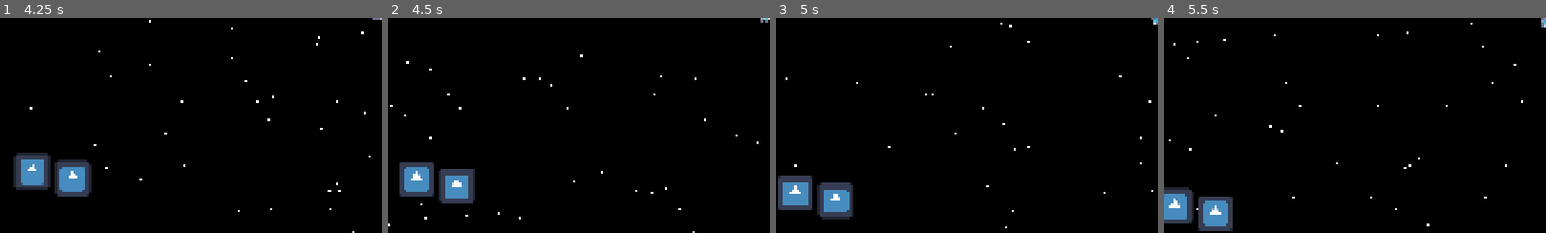
Above: before the commit, frames 1-4 (left to right).
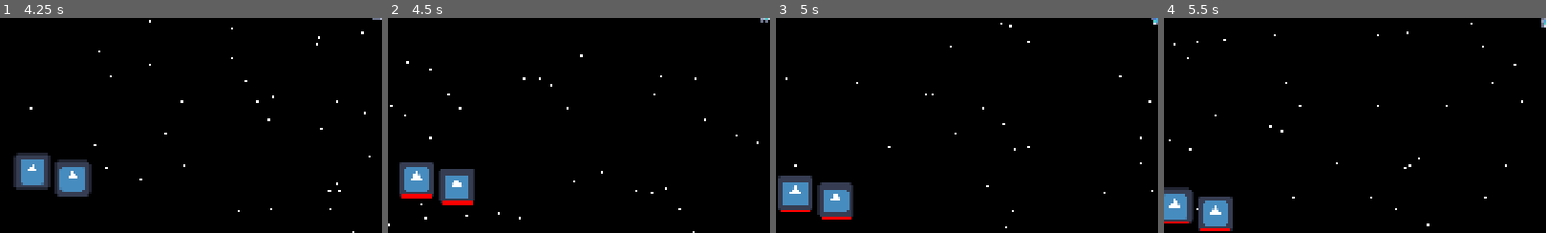
Above: after the commit, the same moments.

Repository: adamalbu/at-the-edge-of-the-inner-system
Game: Godot game, scene res://main.tscn
Two runs of this game, one before a commit and one after it. Both use one fixed random seed, a clock stepped at 60 frames per second and the inputs below. The engine's default icon, where the game draws it, is replaced by a stand-in: a white triangle on a blue panel in a dark square.
Inputs:
- Up to frame 1 (4.25 s): tap Enter at 0.5 s; hold Space (fire) 0.53-1.28 s; hold W (forward) 0.53-2.03 s; tap Space (fire) at 1.35, 2.85 s; hold Space (fire) 2.03-2.78 s; hold A (left) 2.03-3.53 s; hold S (backwards) from 3.53 s (still down); hold Space (fire) from 3.53 s (still down)
- Up to frame 2 (4.5 s): release S (backwards) at 4.28 s; release Space (fire) at 4.28 s; hold D (right) from 4.28 s (still down); tap Space (fire) at 4.35 s
- Up to frame 3 (5 s): keep holding D (right)
- Up to frame 4 (5.5 s): release D (right) at 5.03 s; hold W (forward) from 5.03 s (still down); hold Space (fire) from 5.03 s (still down)
The pictures show only the part of the screen within x 0-50%, y 50-100%; the shares and areas given below are measured in that part.

Frame 1 is identical in both runs. In frame 2, 0.4% of the frame differs, in the area x 3-23%, y 81-88%; in frame 3, 0.2%; in frame 4, 0.2%.

Commit message:
asteroid health

Diff:
--- /dev/null
+++ b/asteroid/asteroid.gd
@@ -0,0 +1,17 @@
+extends RigidBody2D
+
+@export var max_health = 100.0
+var health = max_health
+
+var max_size = 0.0
+
+func _ready():
+	max_size = $Control/HealthBg.size.x
+
+func _process(_delta: float):
+	if health != max_health:
+		$Control.visible = true
+		$Control/HealthFg.size.x = (health / max_health) * max_size
+
+	if health <= 0:
+		queue_free()
--- a/asteroid/asteroid.tscn
+++ b/asteroid/asteroid.tscn
@@ -1,5 +1,6 @@
 [gd_scene format=3 uid="uid://c56qoa61cqbox"]
 
+[ext_resource type="Script" uid="uid://dfqc3c8uv2ayv" path="res://asteroid/asteroid.gd" id="1_ow88a"]
 [ext_resource type="Texture2D" uid="uid://dqbkcf1fwh3pu" path="res://icon.svg" id="1_u87q6"]
 
 [sub_resource type="RectangleShape2D" id="RectangleShape2D_p0ukn"]
@@ -8,9 +9,37 @@
 [node name="Asteroid" type="RigidBody2D" unique_id=1179274677]
 mass = 8000.0
 gravity_scale = 0.0
+script = ExtResource("1_ow88a")
 
 [node name="Icon" type="Sprite2D" parent="." unique_id=1078864085]
 texture = ExtResource("1_u87q6")
 
 [node name="CollisionShape2D" type="CollisionShape2D" parent="." unique_id=418915752]
 shape = SubResource("RectangleShape2D_p0ukn")
+
+[node name="Control" type="Control" parent="." unique_id=495250930]
+visible = false
+layout_mode = 3
+anchors_preset = 0
+offset_left = -54.0
+offset_top = 56.0
+offset_right = 54.0
+offset_bottom = 67.0
+
+[node name="HealthBg" type="ColorRect" parent="Control" unique_id=2079896843]
+layout_mode = 1
+anchors_preset = 15
+anchor_right = 1.0
+anchor_bottom = 1.0
+grow_horizontal = 2
+grow_vertical = 2
+color = Color(0.15727392, 0.15727395, 0.15727395, 1)
+
+[node name="HealthFg" type="ColorRect" parent="Control" unique_id=1927617651]
+layout_mode = 1
+anchors_preset = 15
+anchor_right = 1.0
+anchor_bottom = 1.0
+grow_horizontal = 2
+grow_vertical = 2
+color = Color(1, 0, 0, 1)
--- a/player/laser.gd
+++ b/player/laser.gd
@@ -5,11 +5,15 @@
 
 func _draw() -> void:
 	if Input.is_action_pressed("fire") and self.is_colliding() && get_viewport_rect().has_point(get_viewport().canvas_transform * self.get_collision_point()):
-	# if Input.is_action_pressed("fire"):
 		for laser in lasers:
 			var origin = to_local(laser.global_position)
 			var hit = to_local(self.get_collision_point())
 			draw_line(origin, hit, Color.GREEN, 1.0)
 
-func _process(_delta: float) -> void:
+func _process(delta: float) -> void:
 	queue_redraw()
+
+	if Input.is_action_pressed("fire") and self.is_colliding() && get_viewport_rect().has_point(get_viewport().canvas_transform * self.get_collision_point()):
+		var object = get_collider()
+		if object is Object:
+			get_collider().health -= 10 * delta
Not shown, added: asteroid/asteroid.gd.uid
